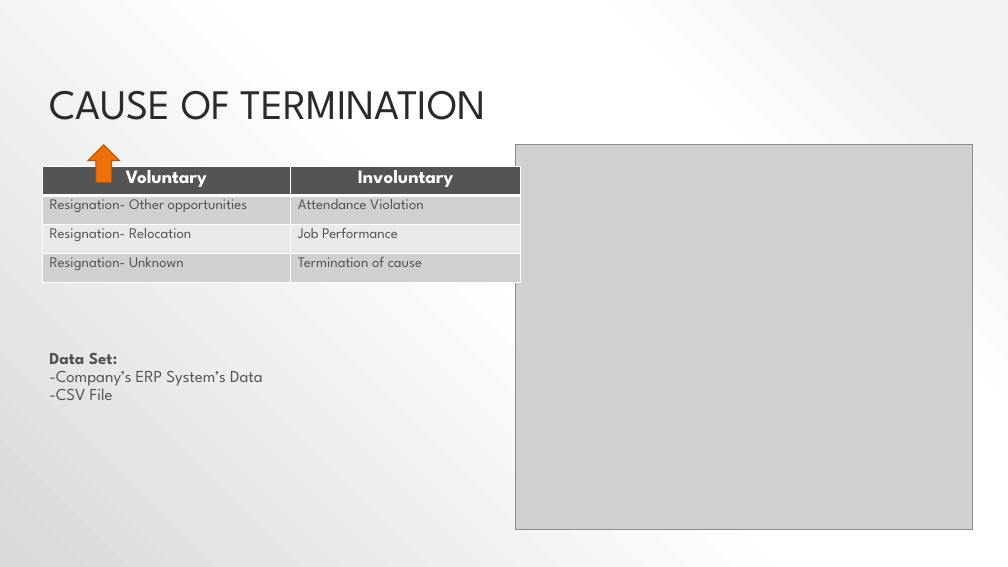
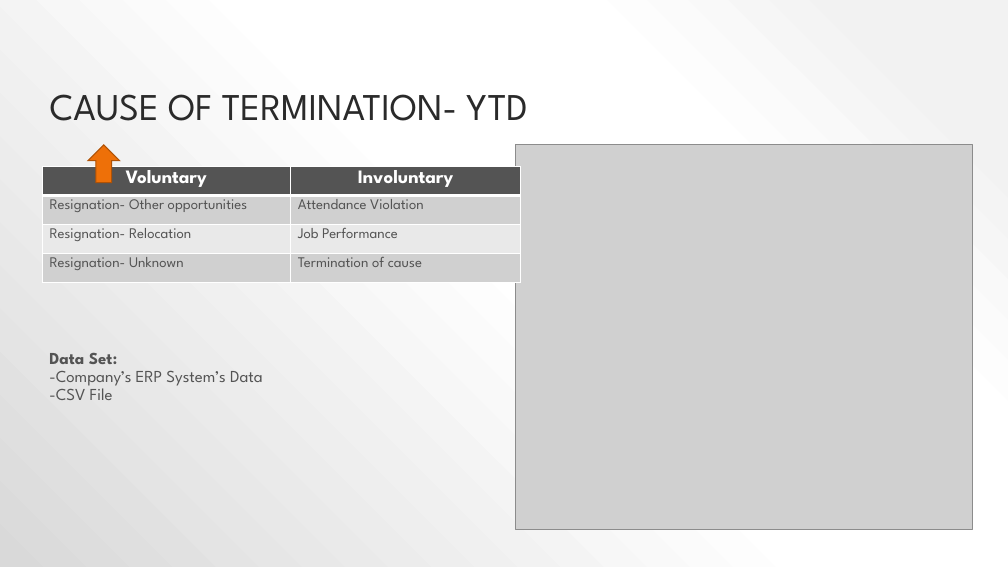
Before and after one commit to kirundar/KM-Airlines, a slide deck: slide 5 of Turnover Analysis IAD.pptx. Drawn at 1008x567 pixels with LibreOffice and Linux fonts; fonts in the diff are those of the drawing; grey boxes stand for pictures. Boxes give left, top, right and bottom in pixels: in the first picture for what was removed or moved away, otherwise in the second. Text is boxed around its words. In the diff, an @@ line names an element or a change of style, - is before the commit and + after.

```diff
--- a/Turnover Analysis IAD.pptx
+++ b/Turnover Analysis IAD.pptx
@@ title at <box>50,94,527,121</box>: text changed; size 40 to 36 pt @@
-CAUSE OF TERMINATION
+CAUSE OF TERMINATION- YTD
```
Also in this commit, not shown: 4 other slides changed.
